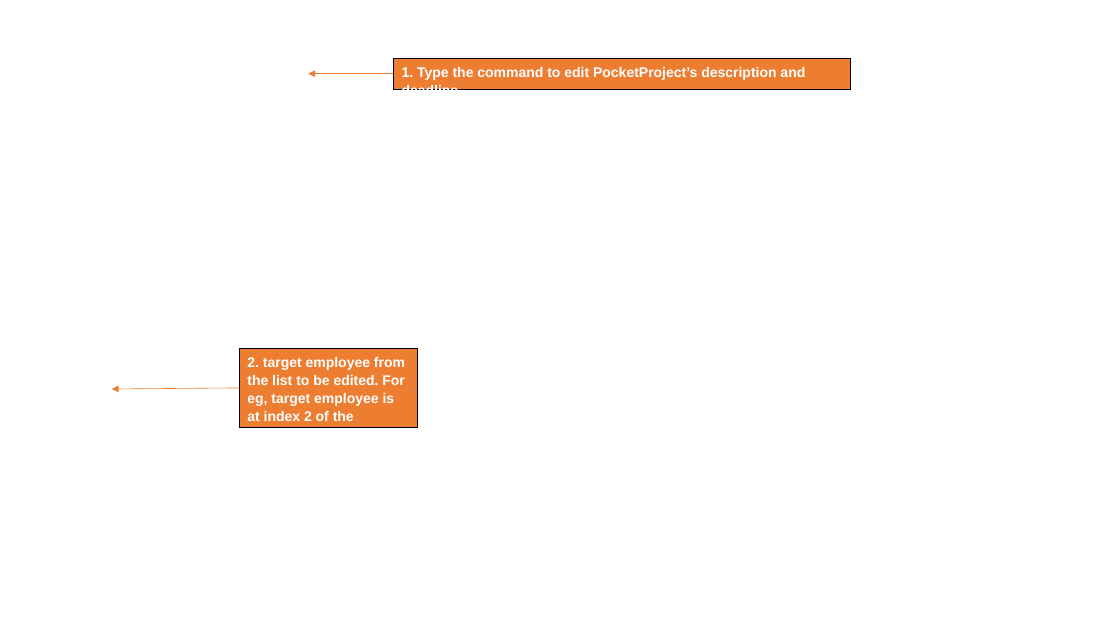
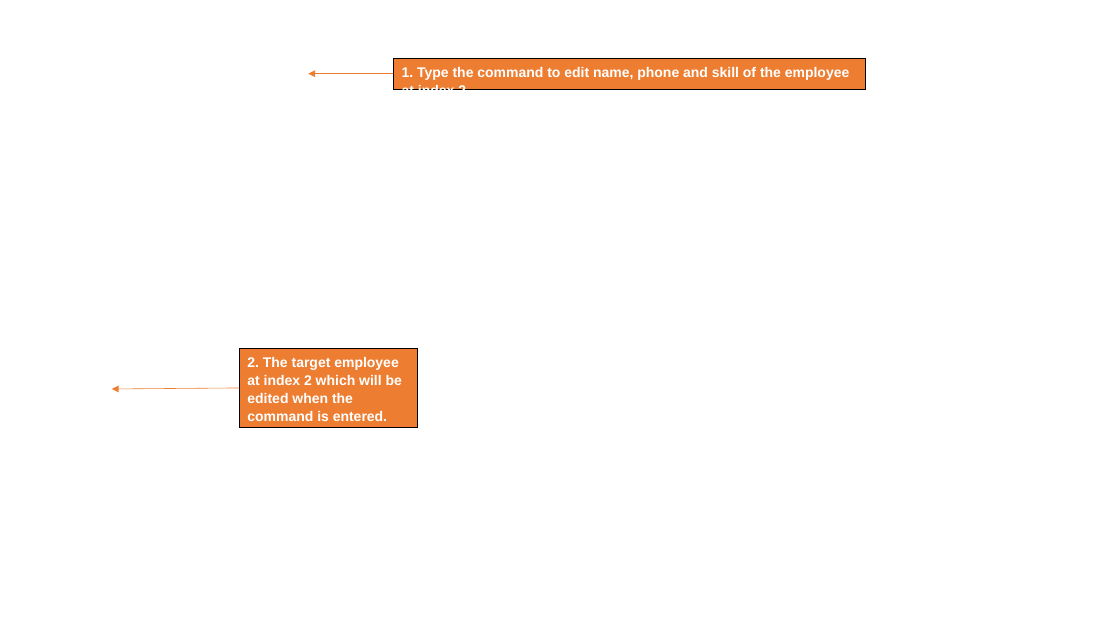
Before and after one commit to shunnizuka/main, a slide deck: slide 3 of docs/diagrams/Shune'sCommand.pptx. Drawn at 1120x630 pixels with LibreOffice and Linux fonts; fonts in the diff are those of the drawing; background and template pictures are left out. Boxes give left, top, right and bottom in pixels: in the first picture for what was removed or moved away, otherwise in the second. Text is boxed around its words. In the diff, an @@ line names an element or a change of style, - is before the commit and + after.

```diff
--- a/docs/diagrams/Shune'sCommand.pptx
+++ b/docs/diagrams/Shune'sCommand.pptx
@@ rectangle "1. Type the command to ...": place and size @@
-rectangle "1. Type the command to ..." at [393, 58, 851, 89]
+rectangle "1. Type the command to ..." at [393, 58, 865, 89]
@@ text in rectangle at [402, 67, 849, 90]: text changed @@
-1. Type the command to edit PocketProject’s description and deadline
+1. Type the command to edit name, phone and skill of the employee at index 2
@@ text in rectangle at [247, 357, 402, 421]: text changed @@
-2. target employee from the list to be edited. For eg, target employee is at index 2 of the displayed list.
+2. The target employee at index 2 which will be edited when the command is entered.
```
Also in this commit, not shown: 6 other slides changed, 1 slide added, 10 other files.
